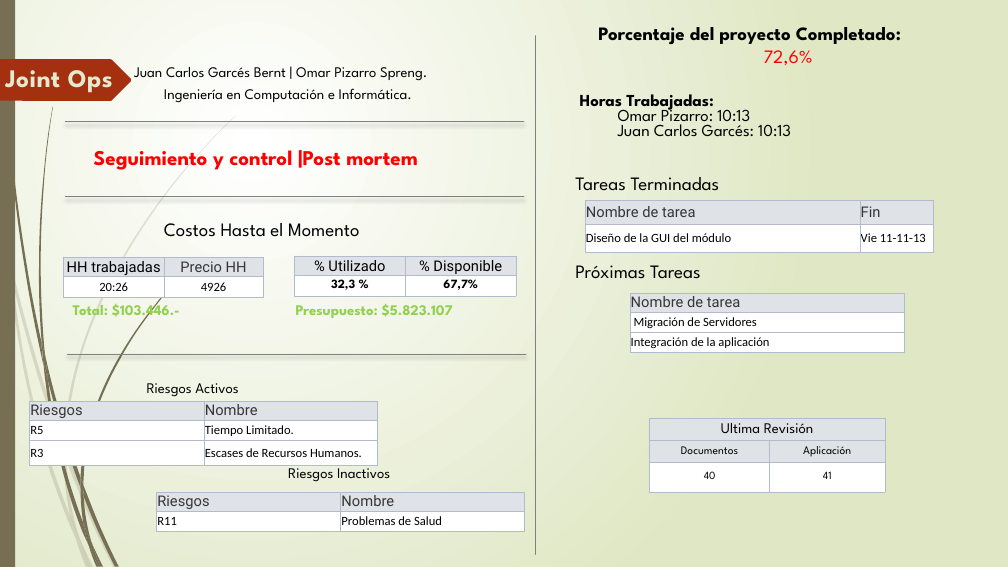
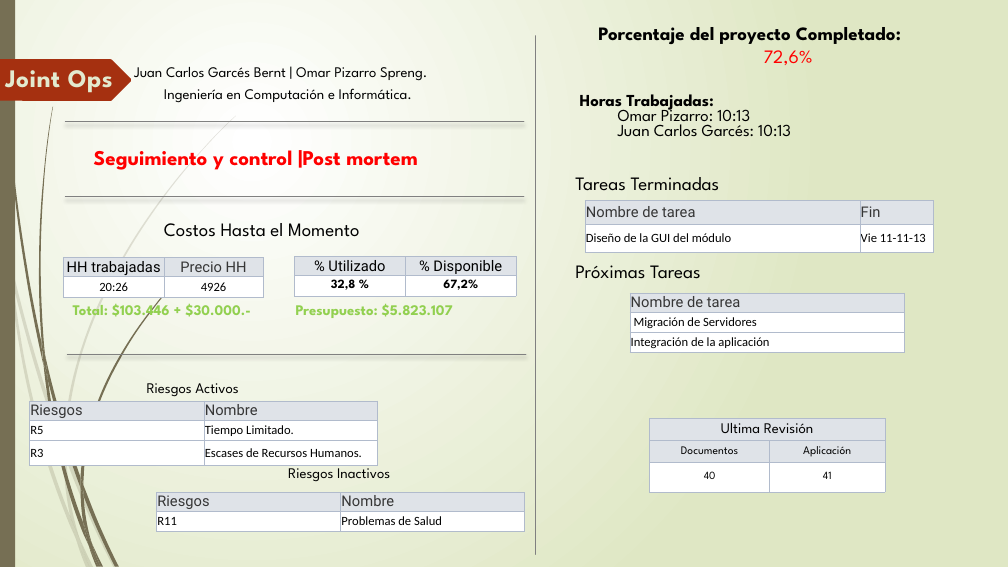
Before and after one commit to jx4nk00/joint-ops, a slide deck: slide 1 of Iteración II/Presentacion semana VIII 17 de Octubre.pptx. Drawn at 1008x567 pixels with LibreOffice and Linux fonts; fonts in the diff are those of the drawing; background and template pictures are left out. Boxes give left, top, right and bottom in pixels: in the first picture for what was removed or moved away, otherwise in the second. Text is boxed around its words. In the diff, an @@ line names an element or a change of style, - is before the commit and + after.

```diff
--- a/Iteración II/Presentacion semana VIII 17 de Octubre.pptx
+++ b/Iteración II/Presentacion semana VIII 17 de Octubre.pptx
@@ table at bbox=[294, 256, 516, 296] @@
-row 2, column 1: 32,3 %
+row 2, column 1: 32,8 %
-row 2, column 2: 67,7%
+row 2, column 2: 67,2%
@@ text at bbox=[73, 301, 251, 321]: text changed @@
-Total: $103.446.-
+Total: $103.446 + $30.000.-
```
Also in this commit, not shown: 12 other files.
